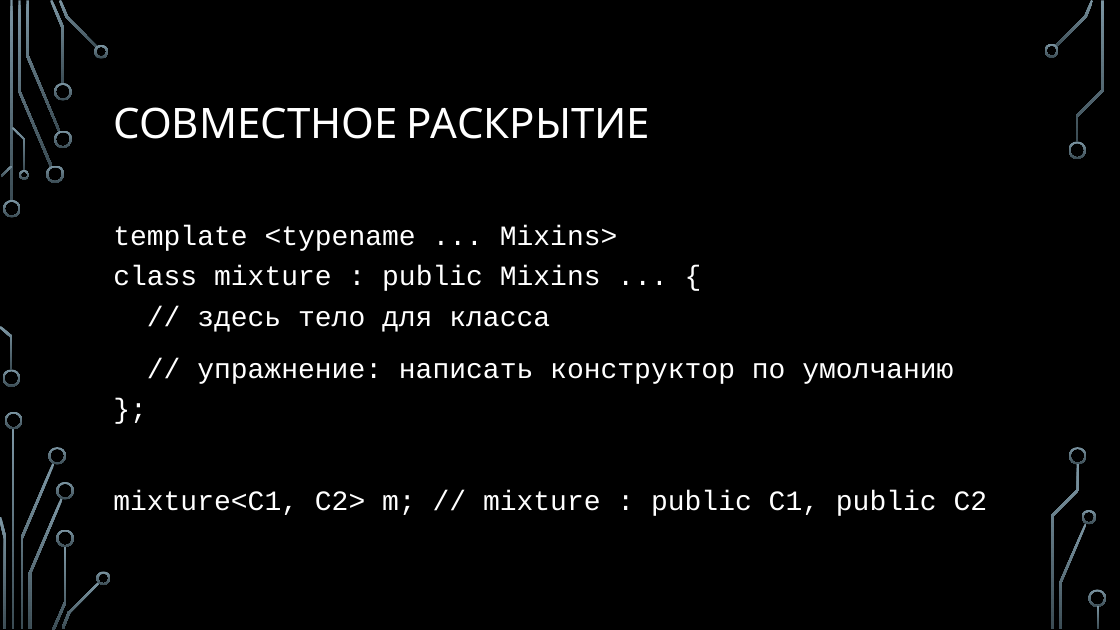
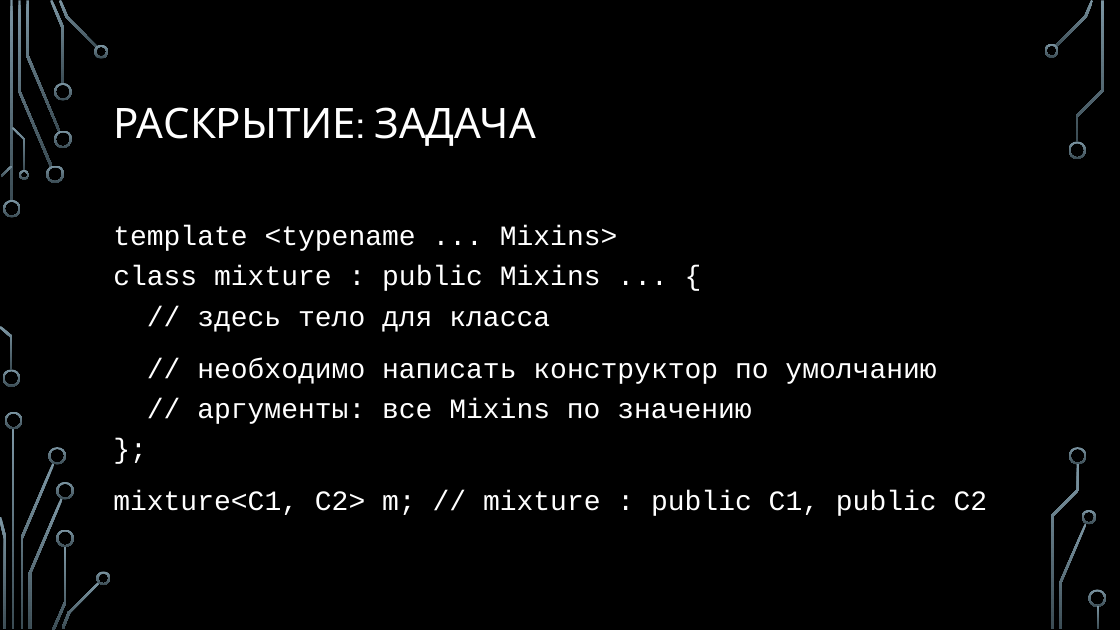
Before and after one commit to MIPT-ILab/cpp-lects-rus, a slide deck: slide 15 of slides/lec2-6-variadics.pptx. Drawn at 1120x630 pixels with LibreOffice and Linux fonts; fonts in the diff are those of the drawing; background and template pictures are left out. Boxes give left, top, right and bottom in pixels: in the first picture for what was removed or moved away, otherwise in the second. Text is boxed around its words. In the diff, an @@ line names an element or a change of style, - is before the commit and + after.

```diff
--- a/slides/lec2-6-variadics.pptx
+++ b/slides/lec2-6-variadics.pptx
@@ title at (113,107,535,146): text changed @@
-СОВМЕСТНОЕ РАСКРЫТИЕ
+РАСКРЫТИЕ: ЗАДАЧА
@@ text at (197,358,936,424): text changed @@
-// упражнение: написать конструктор по умолчанию
-};
+// необходимо написать конструктор по умолчанию
+// аргументы: все Mixins по значению
+};
```
Also in this commit, not shown: 13 other slides changed, 15 slides added, 1 slide removed, 14 other files.
